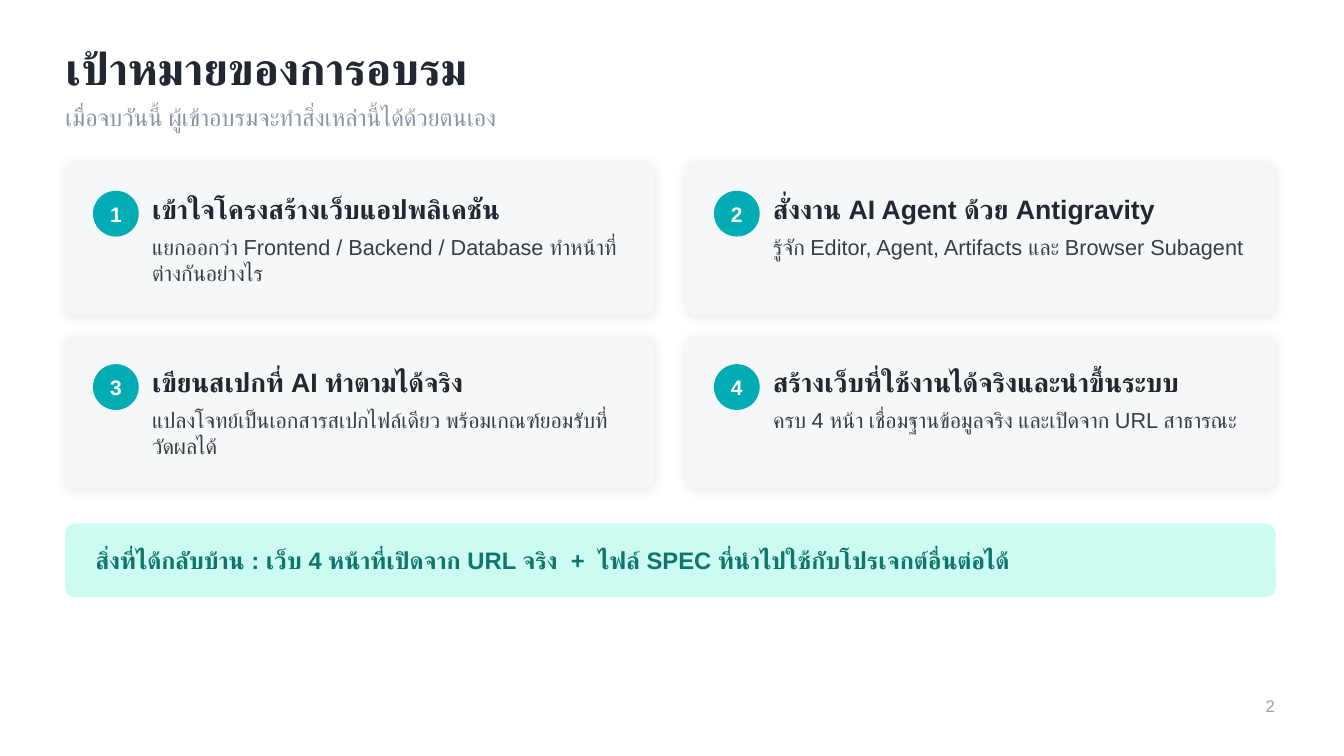
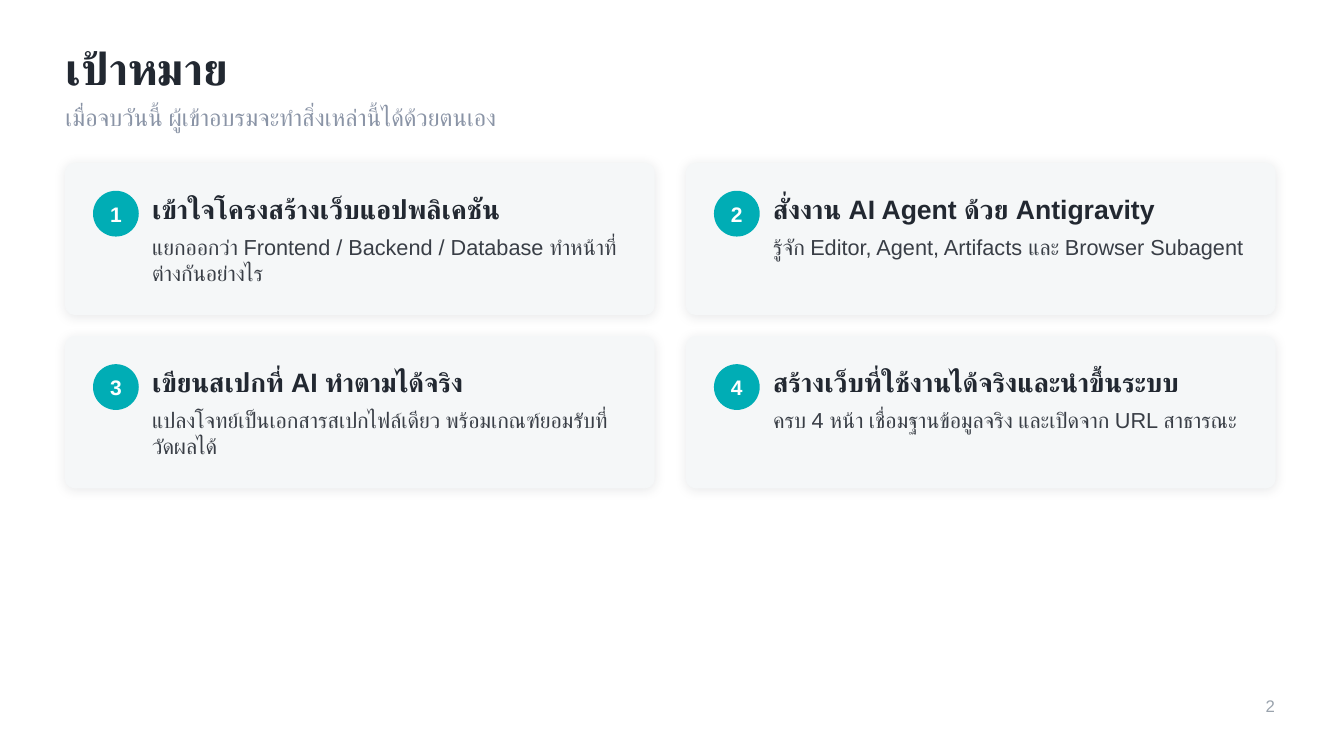
Before and after one commit to dookda/cmu_workshop_antigravity, a slide deck: slide 2 of Funding_Hub_Antigravity_Workshop.pptx. Drawn at 1344x756 pixels with LibreOffice and Linux fonts; fonts in the diff are those of the drawing. Boxes give left, top, right and bottom in pixels: in the first picture for what was removed or moved away, otherwise in the second. Text is boxed around its words. In the diff, an @@ line names an element or a change of style, - is before the commit and + after.

```diff
--- a/Funding_Hub_Antigravity_Workshop.pptx
+++ b/Funding_Hub_Antigravity_Workshop.pptx
@@ text at [65, 51, 228, 86]: text changed @@
-เป้าหมายของการอบรม
+เป้าหมาย
@@ rounded rectangle removed at [66, 524, 1275, 597] @@
@@ text removed at [96, 551, 1008, 570] @@
-สิ่งที่ได้กลับบ้าน : เว็บ 4 หน้าที่เปิดจาก URL จริง + ไฟล์ SPEC ที่นำไปใช้กับโปรเจกต์อื่นต่อได้
```
Also in this commit, not shown: 3 other slides changed, 2 other files.
